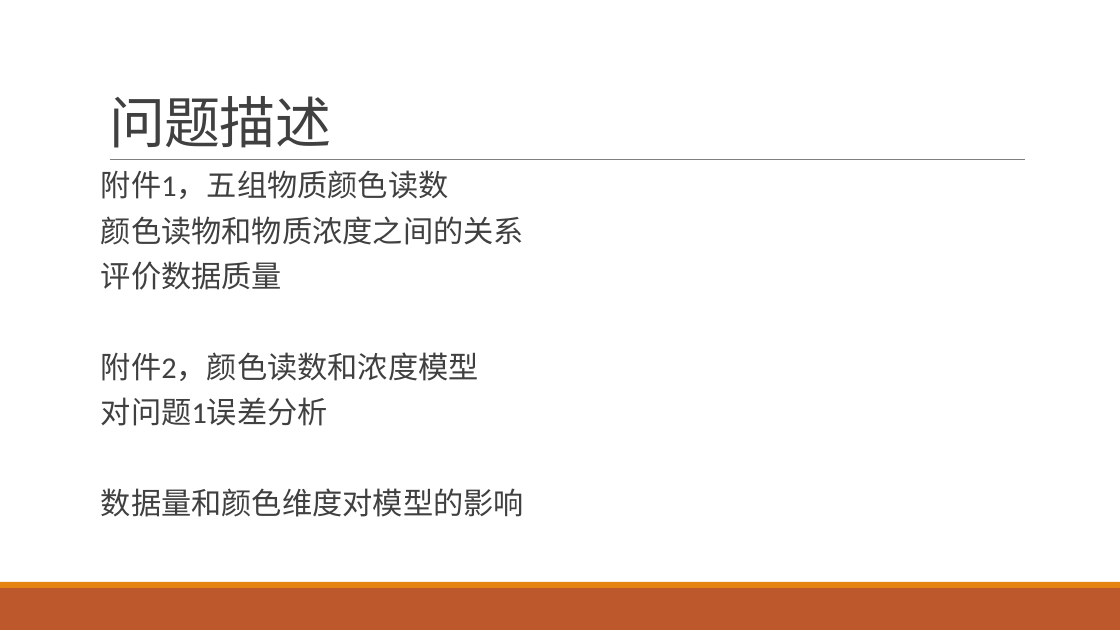
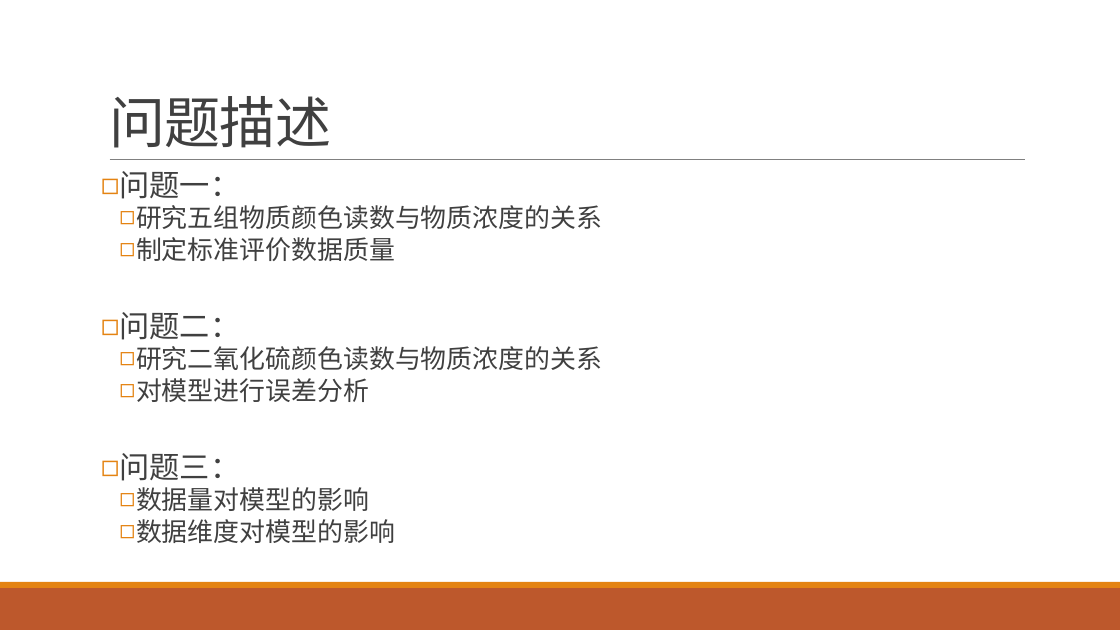
Before and after one commit to yuanjingsong/MCM_Homework, a slide deck: slide 3 of PreG21.pptx. Drawn at 1120x630 pixels with LibreOffice and Linux fonts; fonts in the diff are those of the drawing. Boxes give left, top, right and bottom in pixels: in the first picture for what was removed or moved away, otherwise in the second. Text is boxed around its words. In the diff, an @@ line names an element or a change of style, - is before the commit and + after.

```diff
--- a/PreG21.pptx
+++ b/PreG21.pptx
@@ text at [120,171,602,543]: text changed; size 25.9 to 22.2 pt @@
-附件1，五组物质颜色读数
-颜色读物和物质浓度之间的关系
-评价数据质量
-附件2，颜色读数和浓度模型
-对问题1误差分析
-数据量和颜色维度对模型的影响
+◻ 问题一：
+  ◻ 研究五组物质颜色读数与物质浓度的关系
+  ◻ 制定标准评价数据质量
+◻ 问题二：
+  ◻ 研究二氧化硫颜色读数与物质浓度的关系
+  ◻ 对模型进行误差分析
+◻ 问题三：
+  ◻ 数据量对模型的影响
+  ◻ 数据维度对模型的影响
```
Also in this commit, not shown: 8 other slides changed, 3 slides added, 1 slide removed.
